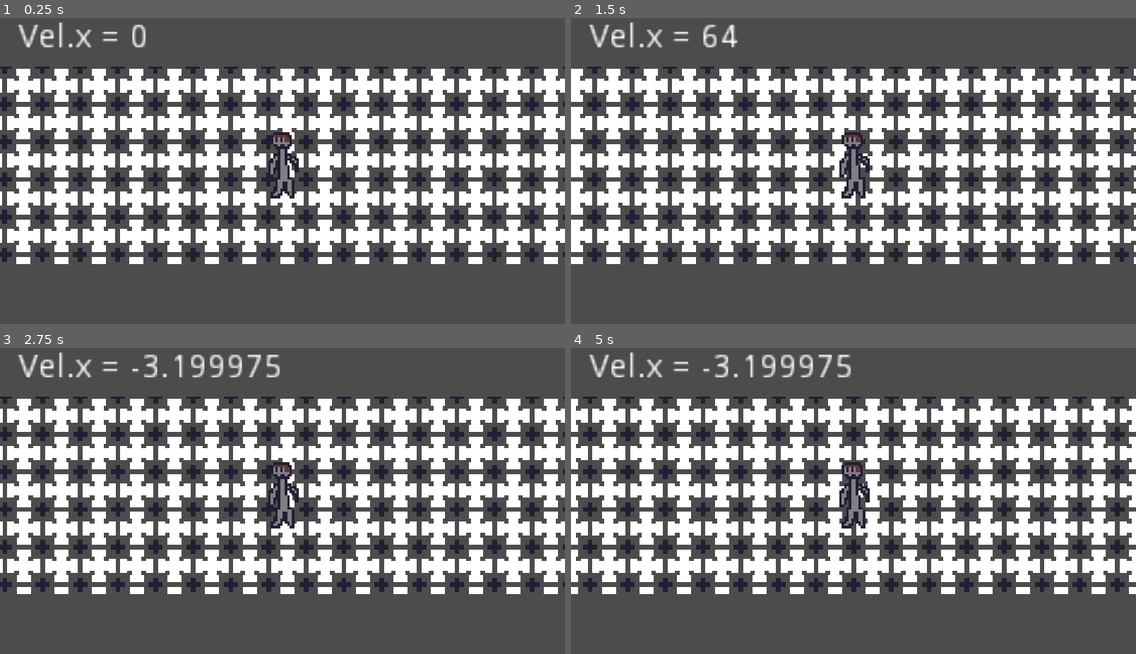
Above: before the commit, frames 1-4 (two rows, left to right).
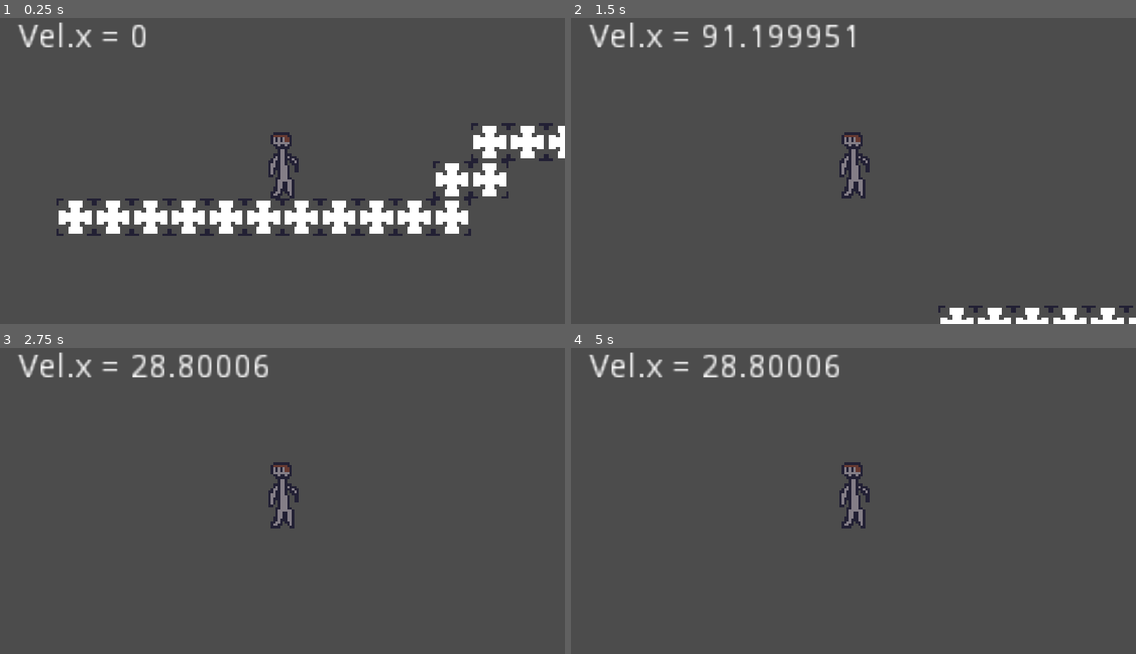
Above: after the commit, the same moments.

Repository: E3BB/Pinkbulls
Game: Godot game, scene res://Scenes/Part1/World/PartOne.tscn
The game is run twice, just before and just after one commit, with the same random seed, the same clock (stepped at 60 frames per second) and the same inputs. The project has no main scene, so this scene is started directly.
Inputs:
- Up to frame 1 (0.25 s): no input
- Up to frame 2 (1.5 s): tap Enter at 0.5 s; hold D (Right) from 0.53 s (still down); tap W (Jump) at 0.6, 0.77, 1.07, 1.35 s
- Up to frame 3 (2.75 s): tap W (Jump) at 1.52, 1.82, 2.1 s; tap Space at 2 s; release D (Right) at 2.03 s; hold A (Left) from 2.03 s (still down)
- Up to frame 4 (5 s): release A (Left) at 2.78 s; hold D (Right) 2.78-4.28 s; tap W (Jump) at 2.85, 3.02, 3.32, 3.6, 3.77, 4.07, 4.35, 4.52, 4.82 s; tap Enter at 4.25 s; hold A (Left) from 4.28 s (still down)

The runs differ from the first frame. In frame 1, 37% of the frame differs, in the area x 0-100%, y 15-81%; in frame 2, 37%; in frame 3, 36%; in frame 4, 36%.

Commit message:
Movement
Minor movement additions: Gravity, Jumping, Stopping on Wall Hit

Diff:
--- a/Scenes/Part1/Player/PlayerScripts/Player.gd
+++ b/Scenes/Part1/Player/PlayerScripts/Player.gd
@@ -3,18 +3,33 @@
 # Variables
 var vel : Vector2 # Velocity
 var inputLR : float # Left/Right input, expressed from -1 to 1
+var acc : float = 96 # Player Acceleration
+var maxspeed : int = 96 # Maximum speed
+var gravity : float = 9.8 * 16 # Gravity
+var jump_strength : float = 64 # Jump Strength (How much speed you get when you jump)
 
 # Physics Process Run
 func _physics_process(delta):
 
 	# Set Input
-	inputLR = (Input.get_action_strength("Right") - Input.get_action_strength("Left")) * 96
+	inputLR = (Input.get_action_strength("Right") - Input.get_action_strength("Left")) * acc
+
+	# Gravity
+	vel.y += gravity * delta
+	vel.y = 0 if is_on_floor() else vel.y
 
 	# Velocity Check and etc.
+	vel.x = 0 if is_on_wall() else vel.x
+
+	vel.x = vel.x if vel.x < maxspeed else maxspeed
+	vel.x = vel.x if vel.x > -maxspeed else -maxspeed
+
+	# Left-Right Input
 	vel.x += inputLR * delta
 
-	vel.x = vel.x if vel.x < 64 else 64
-	vel.x = vel.x if vel.x > -64 else -64
+	# Jump
+	if Input.is_action_just_pressed("Jump"):
+		vel.y -= jump_strength
 
 	# Move
 	move_and_slide(vel, Vector2(0, -1))
--- a/Scenes/Part1/World/PartOne.tscn
+++ b/Scenes/Part1/World/PartOne.tscn
@@ -1,14 +1,9 @@
 [gd_scene load_steps=3 format=2]
 
 [ext_resource path="res://Scenes/Part1/Player/Player.tscn" type="PackedScene" id=1]
-[ext_resource path="res://Scenes/Sprite-0001.png" type="Texture" id=2]
+[ext_resource path="res://Scenes/Part1/World/WorldResources/WorldTilesetPtI.tres" type="TileSet" id=2]
 
 [node name="Node2D" type="Node2D"]
-
-[node name="Sprite" type="Sprite" parent="."]
-texture = ExtResource( 2 )
-region_enabled = true
-region_rect = Rect2( 0, 0, 844, 84 )
 
 [node name="Player" parent="." instance=ExtResource( 1 )]
 
@@ -21,3 +16,9 @@
 margin_top = -61.0
 margin_right = -106.0
 margin_bottom = -47.0
+
+[node name="TileMap" type="TileMap" parent="."]
+tile_set = ExtResource( 2 )
+cell_size = Vector2( 16, 16 )
+format = 1
+tile_data = PoolIntArray( -196595, 0, 0, -196594, 0, 0, -196593, 0, 0, -196592, 0, 0, -131060, 0, 0, -65531, 0, 0, -65530, 0, 0, -65529, 0, 0, -65528, 0, 0, -65527, 0, 0, -65526, 0, 0, -65525, 0, 0, -65524, 0, 0, 4, 0, 0, 5, 0, 0, 131066, 0, 0, 131067, 0, 0, 131068, 0, 0, 131069, 0, 0, 131070, 0, 0, 131071, 0, 0, 65536, 0, 0, 65537, 0, 0, 65538, 0, 0, 65539, 0, 0, 65540, 0, 0 )
--- /dev/null
+++ b/Scenes/Part1/World/WorldResources/WorldTilesetPtI.tres
@@ -0,0 +1,29 @@
+[gd_resource type="TileSet" load_steps=3 format=2]
+
+[ext_resource path="res://Scenes/Sprite-0001.png" type="Texture" id=1]
+
+[sub_resource type="ConvexPolygonShape2D" id=1]
+points = PoolVector2Array( 16, 16, 0, 16, 0, 0, 16, 0 )
+
+[resource]
+0/name = "Sprite-0001.png 0"
+0/texture = ExtResource( 1 )
+0/tex_offset = Vector2( 0, 0 )
+0/modulate = Color( 1, 1, 1, 1 )
+0/region = Rect2( 0, 0, 16, 16 )
+0/tile_mode = 0
+0/occluder_offset = Vector2( 0, 0 )
+0/navigation_offset = Vector2( 0, 0 )
+0/shape_offset = Vector2( 0, 0 )
+0/shape_transform = Transform2D( 1, 0, 0, 1, 0, 0 )
+0/shape = SubResource( 1 )
+0/shape_one_way = false
+0/shape_one_way_margin = 1.0
+0/shapes = [ {
+"autotile_coord": Vector2( 0, 0 ),
+"one_way": false,
+"one_way_margin": 1.0,
+"shape": SubResource( 1 ),
+"shape_transform": Transform2D( 1, 0, 0, 1, 0, 0 )
+} ]
+0/z_index = 0
--- a/project.godot
+++ b/project.godot
@@ -65,3 +65,8 @@
 [physics]
 
 common/enable_pause_aware_picking=true
+
+[rendering]
+
+quality/intended_usage/framebuffer_allocation=0
+quality/intended_usage/framebuffer_allocation.mobile=0
